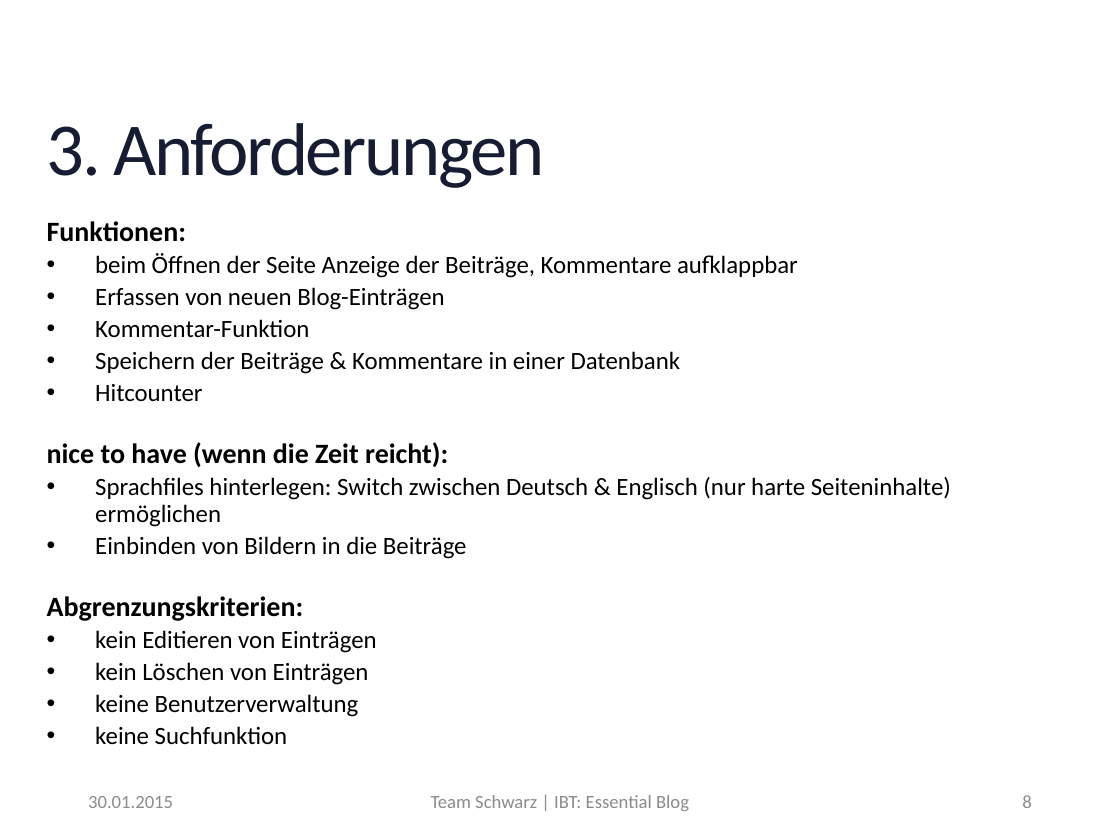
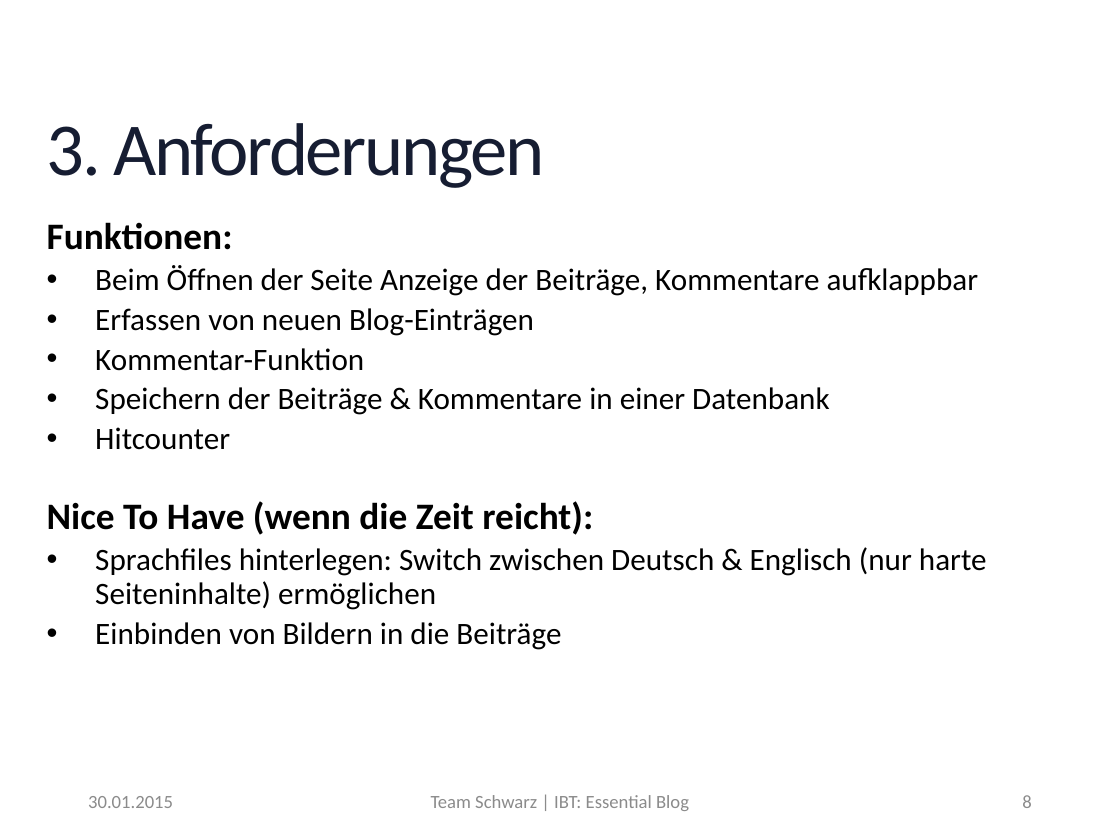
Before and after one commit to MrXXX92/EssentialBlog, a slide deck: slide 8 of Notizen/Präsentation_EssentialBlog.pptx. Drawn at 1120x840 pixels with LibreOffice and Linux fonts; fonts in the diff are those of the drawing; background and template pictures are left out. Boxes give left, top, right and bottom in pixels: in the first picture for what was removed or moved away, otherwise in the second. Text is boxed around its words. In the diff, an @@ line names an element or a change of style, - is before the commit and + after.

```diff
--- a/Notizen/Präsentation_EssentialBlog.pptx
+++ b/Notizen/Präsentation_EssentialBlog.pptx
@@ text at (47,222,987,650): size 18 to 24 pt in "Funktionen:"; size 16 to 20 pt in "Erfassen von neuen Blog-Einträgen", "Kommentar-Funktion", "Speichern der Beiträge & Kommentare in einer ...", "Hitcounter" and 2 more places; more space between paragraphs @@
@@ text at (95,265,979,296): text changed; size 16 to 20 pt @@
-• beim Öffnen der Seite Anzeige der Beiträge, Kommentare aufklappbar
+• Beim Öffnen der Seite Anzeige der Beiträge, Kommentare aufklappbar
@@ text at (47,501,593,535): text changed; size 18 to 24 pt @@
-nice to have (wenn die Zeit reicht):
+Nice To Have (wenn die Zeit reicht):
@@ text at (47,596,377,745): paragraphs removed @@
-Abgrenzungskriterien:
-• kein Editieren von Einträgen
-• kein Löschen von Einträgen
-• keine Benutzerverwaltung
-• keine Suchfunktion
```
Also in this commit, not shown: 16 other slides changed, 4 slides added, 6 slides removed, 2 other files.
